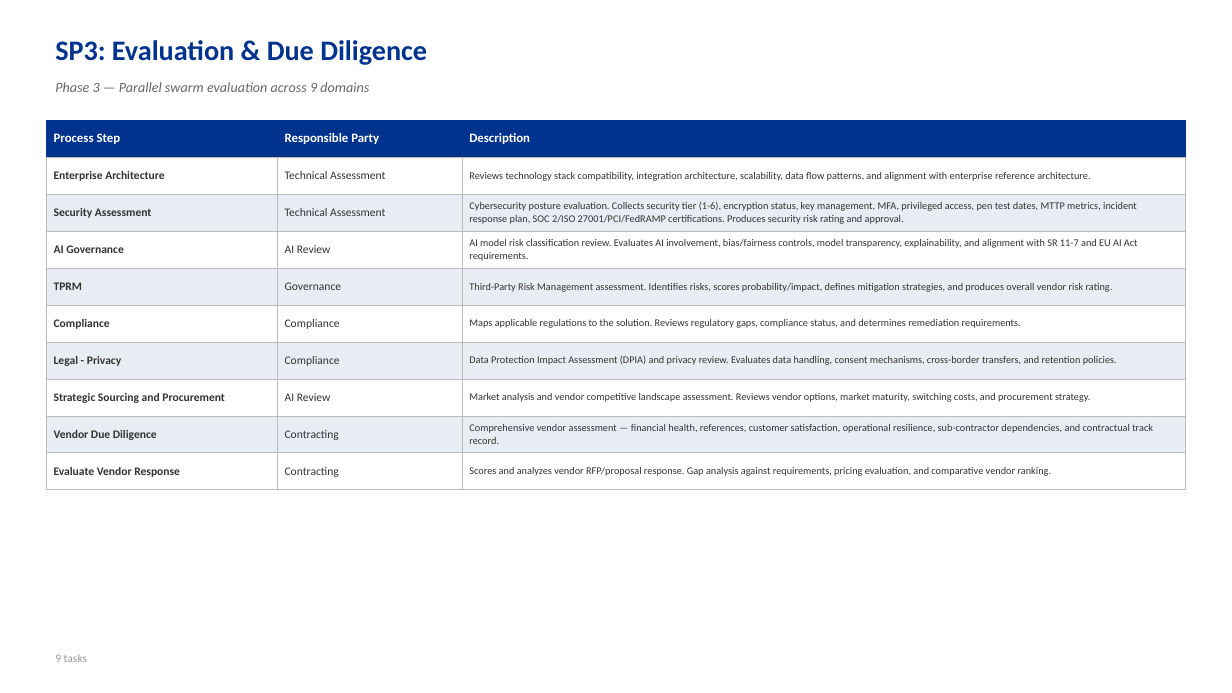
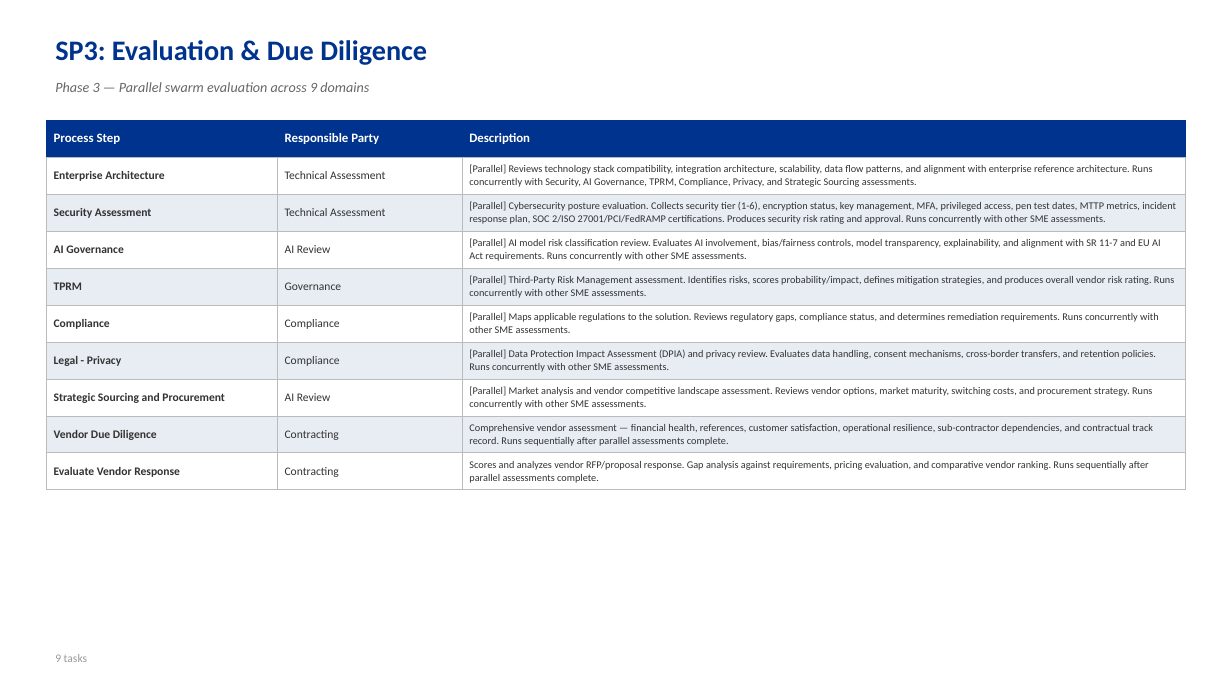
Before and after one commit to proth1/sla, a slide deck: slide 14 of docs/presentations/user-task-inventory.pptx (slide 6 before the commit). Drawn at 1232x693 pixels with LibreOffice and Linux fonts; fonts in the diff are those of the drawing. Boxes give left, top, right and bottom in pixels: in the first picture for what was removed or moved away, otherwise in the second. Text is boxed around its words. In the diff, an @@ line names an element or a change of style, - is before the commit and + after.

```diff
--- a/docs/presentations/user-task-inventory.pptx
+++ b/docs/presentations/user-task-inventory.pptx
@@ table at (46, 120, 1186, 490) @@
-row 2, column 3: Reviews technology stack compatibility, integration architecture, scalability, data flow patterns, and alignment with enterprise reference architecture.
+row 2, column 3: [Parallel] Reviews technology stack compatibility, integration architecture, scalability, data flow patterns, and alignment with enterprise reference architecture. Runs concurrently with Security, AI Governance, TPRM, Compliance, Privacy, and Strategic Sourcing assessments.
-row 3, column 3: Cybersecurity posture evaluation. Collects security tier (1-6), encryption status, key management, MFA, privileged access, pen test dates, MTTP metrics, incident response plan, SOC 2/ISO 27001/PCI/FedRAMP certifications. Produces security risk rating and approval.
+row 3, column 3: [Parallel] Cybersecurity posture evaluation. Collects security tier (1-6), encryption status, key management, MFA, privileged access, pen test dates, MTTP metrics, incident response plan, SOC 2/ISO 27001/PCI/FedRAMP certifications. Produces security risk rating and approval. Runs concurrently with other SME assessments.
-row 4, column 3: AI model risk classification review. Evaluates AI involvement, bias/fairness controls, model transparency, explainability, and alignment with SR 11-7 and EU AI Act requirements.
+row 4, column 3: [Parallel] AI model risk classification review. Evaluates AI involvement, bias/fairness controls, model transparency, explainability, and alignment with SR 11-7 and EU AI Act requirements. Runs concurrently with other SME assessments.
-row 5, column 3: Third-Party Risk Management assessment. Identifies risks, scores probability/impact, defines mitigation strategies, and produces overall vendor risk rating.
+row 5, column 3: [Parallel] Third-Party Risk Management assessment. Identifies risks, scores probability/impact, defines mitigation strategies, and produces overall vendor risk rating. Runs concurrently with other SME assessments.
-row 6, column 3: Maps applicable regulations to the solution. Reviews regulatory gaps, compliance status, and determines remediation requirements.
+row 6, column 3: [Parallel] Maps applicable regulations to the solution. Reviews regulatory gaps, compliance status, and determines remediation requirements. Runs concurrently with other SME assessments.
-row 7, column 3: Data Protection Impact Assessment (DPIA) and privacy review. Evaluates data handling, consent mechanisms, cross-border transfers, and retention policies.
+row 7, column 3: [Parallel] Data Protection Impact Assessment (DPIA) and privacy review. Evaluates data handling, consent mechanisms, cross-border transfers, and retention policies. Runs concurrently with other SME assessments.
-row 8, column 3: Market analysis and vendor competitive landscape assessment. Reviews vendor options, market maturity, switching costs, and procurement strategy.
+row 8, column 3: [Parallel] Market analysis and vendor competitive landscape assessment. Reviews vendor options, market maturity, switching costs, and procurement strategy. Runs concurrently with other SME assessments.
-row 9, column 3: Comprehensive vendor assessment — financial health, references, customer satisfaction, operational resilience, sub-contractor dependencies, and contractual track record.
+row 9, column 3: Comprehensive vendor assessment — financial health, references, customer satisfaction, operational resilience, sub-contractor dependencies, and contractual track record. Runs sequentially after parallel assessments complete.
-row 10, column 3: Scores and analyzes vendor RFP/proposal response. Gap analysis against requirements, pricing evaluation, and comparative vendor ranking.
+row 10, column 3: Scores and analyzes vendor RFP/proposal response. Gap analysis against requirements, pricing evaluation, and comparative vendor ranking. Runs sequentially after parallel assessments complete.
```
Also in this commit, not shown: 1 other slide changed, 11 slides added, 11 other files.
